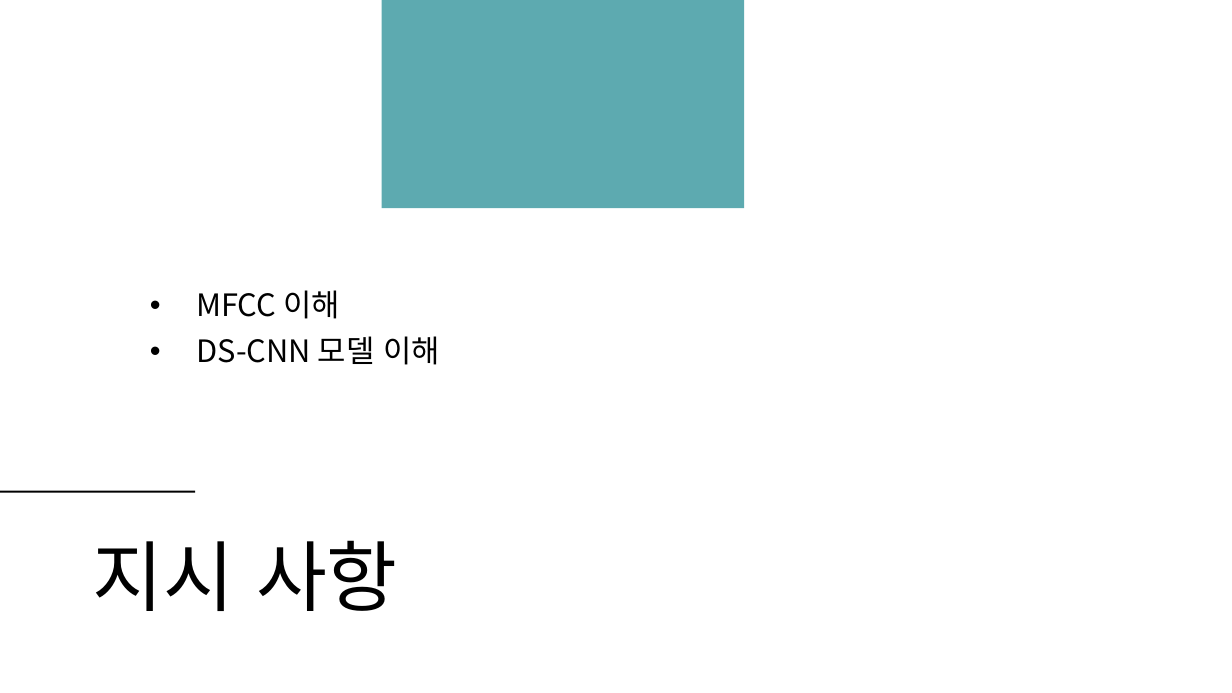
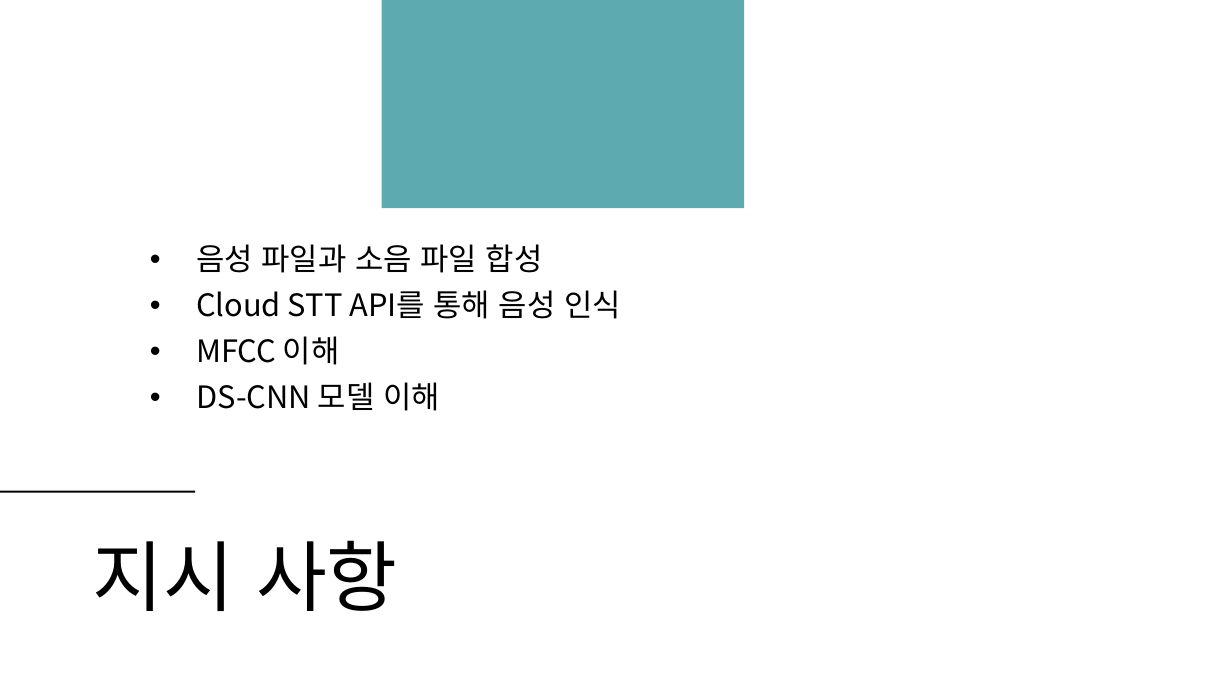
Before and after one commit to TeamPhoneticCode/Report, a slide deck: slide 5 of 2021_졸업과제_1번째_진행보고.pptx. Drawn at 1232x693 pixels with LibreOffice and Linux fonts; fonts in the diff are those of the drawing. Boxes give left, top, right and bottom in pixels: in the first picture for what was removed or moved away, otherwise in the second. Text is boxed around its words. In the diff, an @@ line names an element or a change of style, - is before the commit and + after.

```diff
--- a/2021_졸업과제_1번째_진행보고.pptx
+++ b/2021_졸업과제_1번째_진행보고.pptx
@@ text at (196, 244, 621, 319): paragraphs added @@
+• 음성 파일과 소음 파일 합성
+• Cloud STT API를 통해 음성 인식
```
Also in this commit, not shown: 2 other slides changed, 2 slides added, 1 other file.
